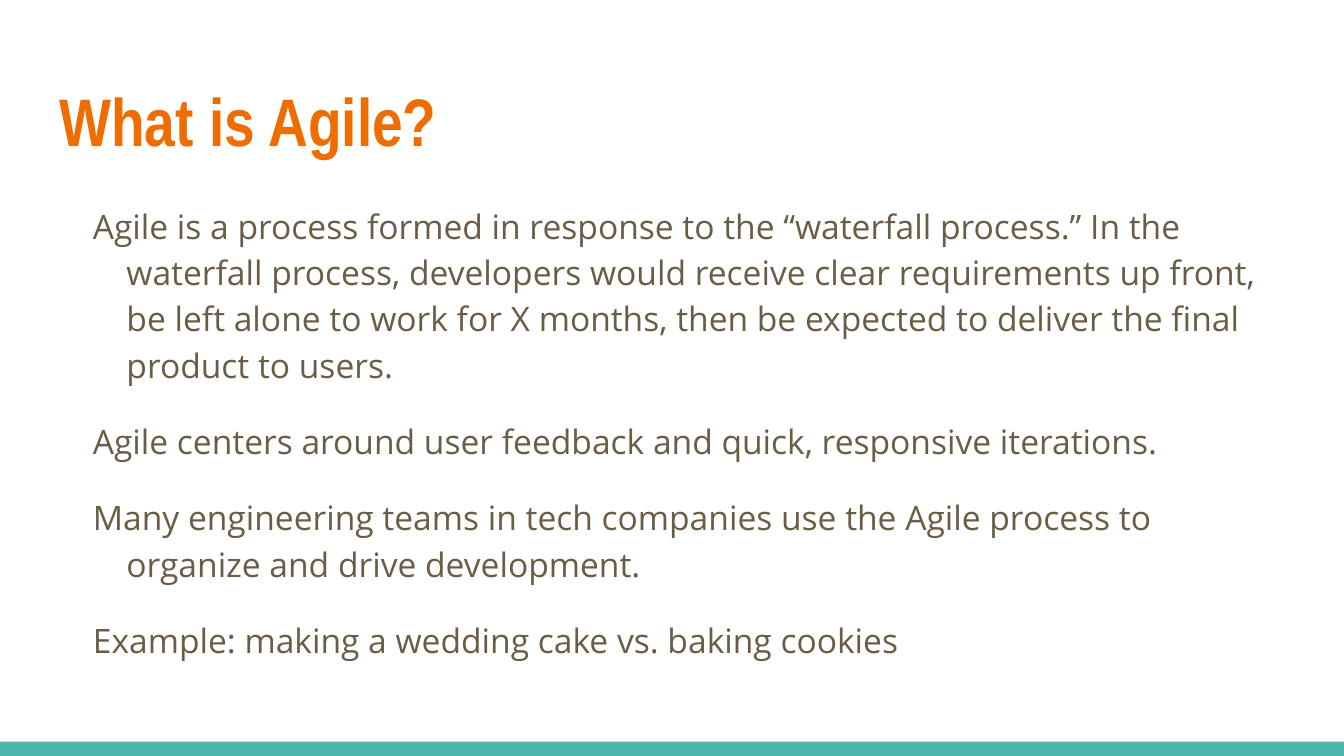
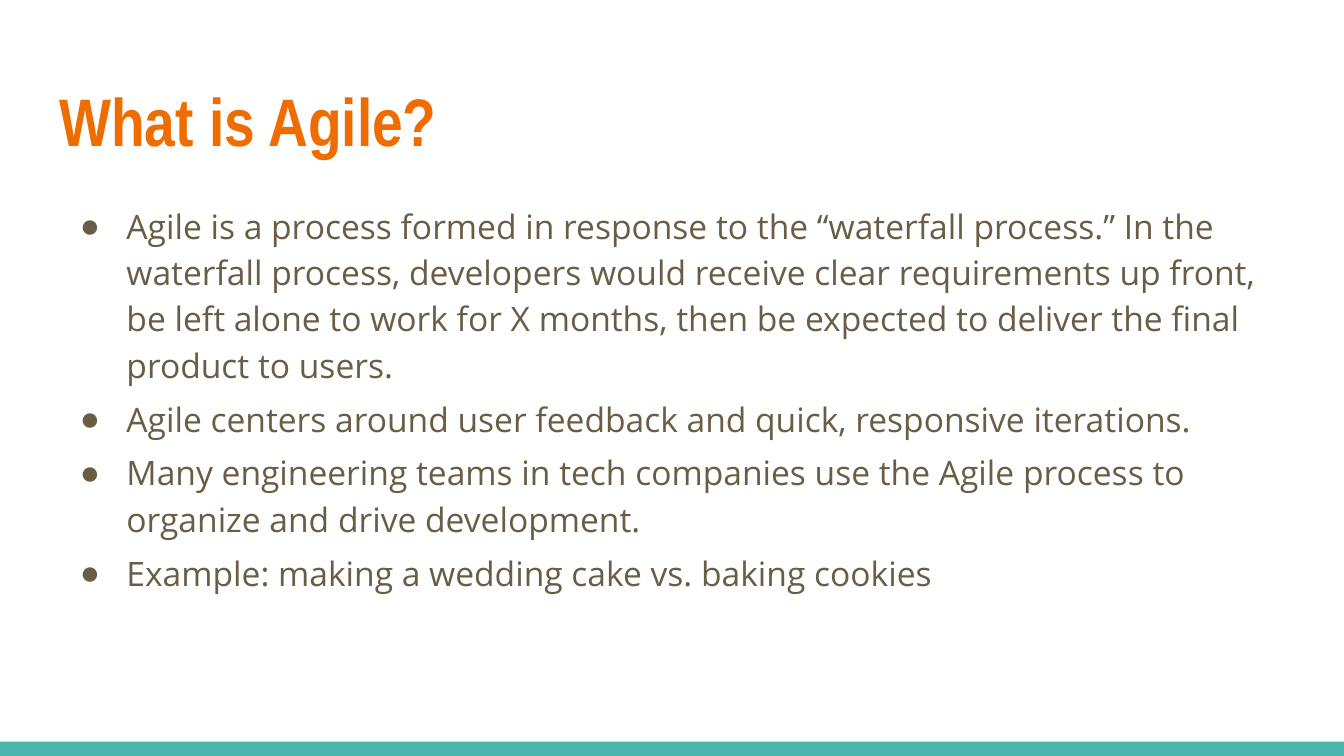
Before and after one commit to linkedin/high-school-trainee, a slide deck: slide 2 of Curriculum/Week_1/Lectures/1.1_Developer_Workflow.pptx. Drawn at 1344x756 pixels with LibreOffice and Linux fonts; fonts in the diff are those of the drawing. Boxes give left, top, right and bottom in pixels: in the first picture for what was removed or moved away, otherwise in the second. Text is boxed around its words. In the diff, an @@ line names an element or a change of style, - is before the commit and + after.

```diff
--- a/Curriculum/Week_1/Lectures/1.1_Developer_Workflow.pptx
+++ b/Curriculum/Week_1/Lectures/1.1_Developer_Workflow.pptx
@@ text "Agile is a process formed ..." at [126, 213, 1254, 594]: bullet none to ●; more space between paragraphs; less space between paragraphs @@
```
Also in this commit, not shown: 2 slides added, 2 slides removed, 1 other file.
